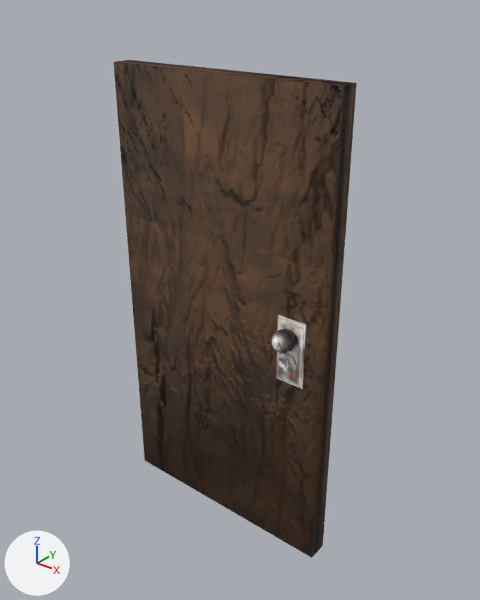
The FBX model Assets/Models/Doors/Cabin Door.fbx: old version first, new version second.
Rendered twice from a 50 mm lens placed at (2.54, -2.39, 2.79), pointed at (0.63, -0.01, 1.31). The lights are fixed; the arrows at lower left show +X, +Y and +Z. Where no turn or scale is listed for an object, it has been applied to the vertices.

Names of what the first picture shows: 'Door'.
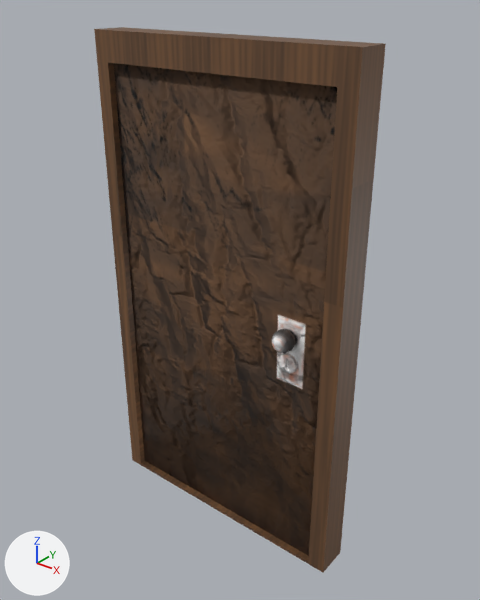
The newer file is also turned or shifted as a whole; pictures and numbers use the older file's frame.

Edits to the bpy script that builds the scene:
```text
Add img_wooddoortex__png:
    img_wooddoortex__png = load_image('WoodDoorTex_.png', '../../Textures/ManMade/Door Tex/WoodDoorTex_.png', 2048, 2048, 'sRGB')
Change mat_doortex:
    where n2 = _N.new('ShaderNodeTexImage'); n2.name = 'Image Texture'
    n2.image: img_cabindoortex_png -> img_wooddoortex__png
Add mat_doorframe:
    mat_doorframe = principled_material('Doorframe')
    mat_doorframe.texture = img_wooddoortex__png
Change me_cube_007:
    where me_cube_007.from_pydata(...)  # 202 vertices, 230 faces; spans x -0.06..1.21, y -0.24..0.1, z 0.01..2.43
    used by ob_door; location = (0.0, 0.0, 0.0)
    me_cube_007 part 1: texture (UV) coordinates of 230 of 230 faces, centred in x -0.06..1.21, y -0.23..0.1, z 0.01..2.43, changed; they spanned u 0.0..1.0, v 0.0..0.98 and now span u 0.01..0.85, v 0.01..0.99
Add me_cube:
    me_cube.from_pydata(...)  # 20 vertices, 16 faces; spans x -0.72..0.72, y -0.09..0.09, z -1.22..1.36
    me_cube.materials.append(mat_doorframe)  # picture img_wooddoortex__png
Add ob_doorframe:
    ob_doorframe = bpy.data.objects.new('Doorframe', me_cube)
    ob_doorframe.location = (0.583, -0.07, 1.214)
```

Changed parts and their boxes (x1, y1, x2, y2) in the pictures (480 x 600 px):
'Door', surface changed: (114, 60, 357, 558) in both
'Doorframe', added (brown): after (94, 27, 386, 572)
part 1 of me_cube_007, surface changed: before (114, 60, 357, 558); after (114, 63, 337, 556)
